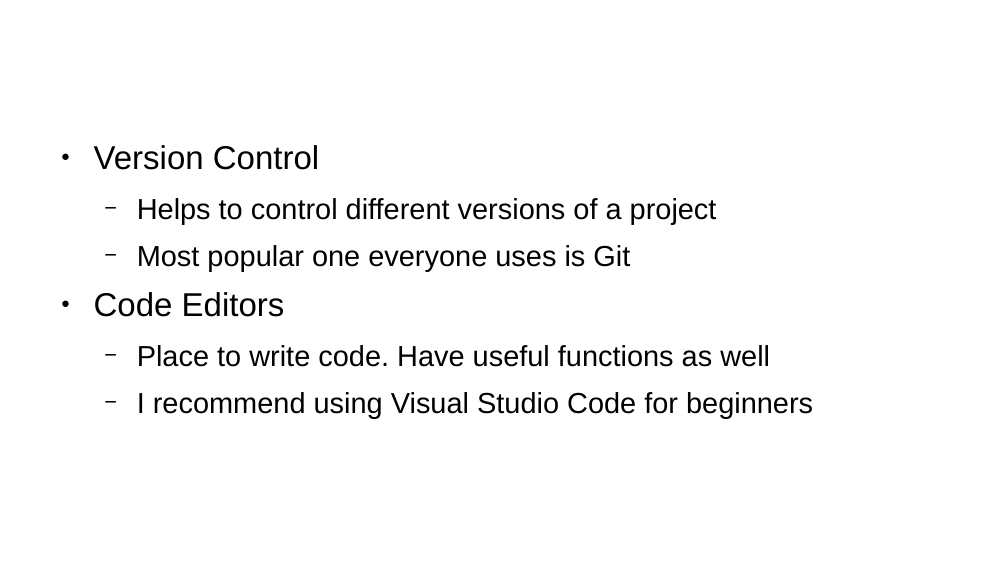
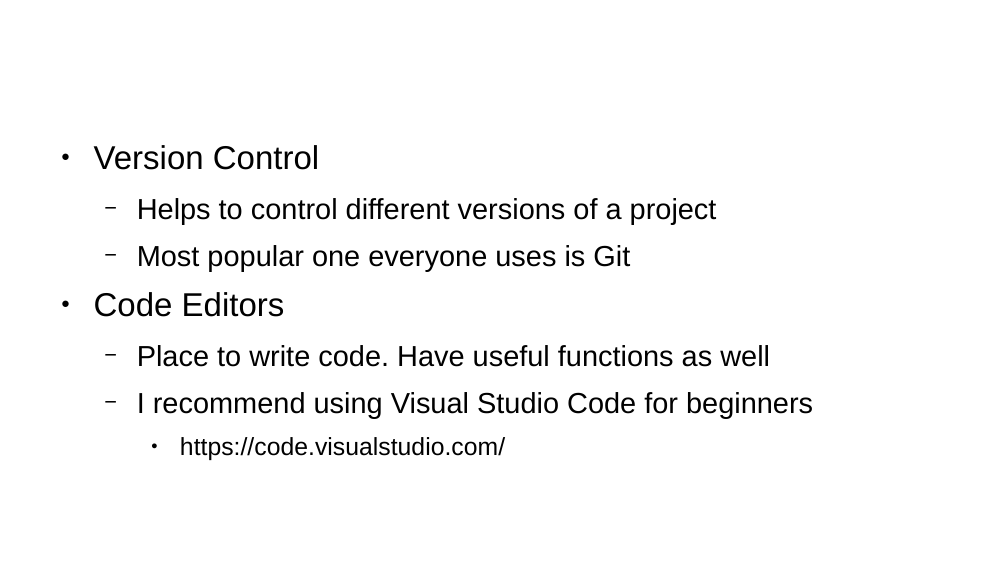
Before and after one commit to tonyern/techlahoma-lightning-talk-slides, a slide deck: slide 7 of Lightning Talk.odp (slide 6 before the commit). Drawn at 1008x567 pixels with LibreOffice and Linux fonts; fonts in the diff are those of the drawing; background and template pictures are left out. Boxes give left, top, right and bottom in pixels: in the first picture for what was removed or moved away, otherwise in the second. Text is boxed around its words. In the diff, an @@ line names an element or a change of style, - is before the commit and + after.

```diff
--- a/Lightning Talk.odp
+++ b/Lightning Talk.odp
@@ text at (180, 437, 505, 460): paragraph added @@
+    ● https://code.visualstudio.com/
```
Also in this commit, not shown: 5 other slides changed, 1 slide added.
